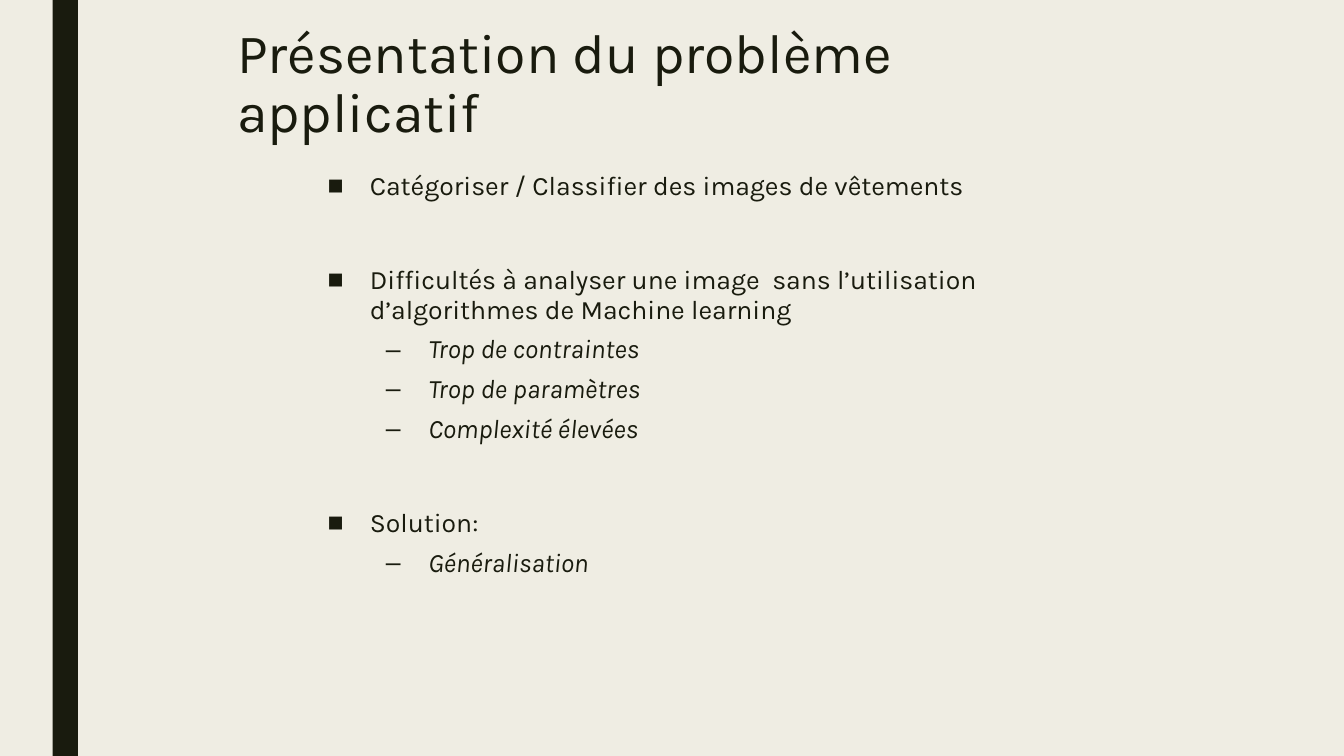
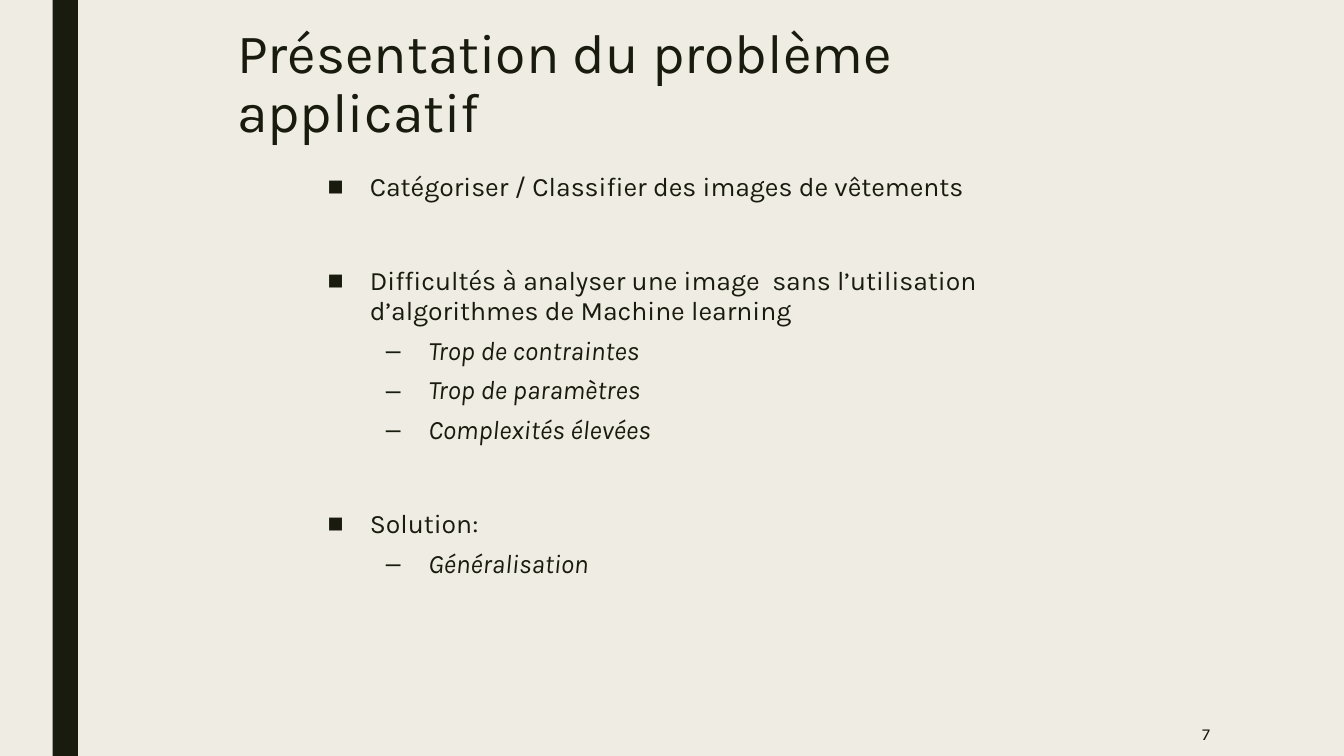
Before and after one commit to natane07/PA-MachineLearning-3ESGI, a slide deck: slide 7 of Project/Docs/Slides/PPT_PA.pptx. Drawn at 1344x756 pixels with LibreOffice and Linux fonts; fonts in the diff are those of the drawing. Boxes give left, top, right and bottom in pixels: in the first picture for what was removed or moved away, otherwise in the second. Text is boxed around its words. In the diff, an @@ line names an element or a change of style, - is before the commit and + after.

```diff
--- a/Project/Docs/Slides/PPT_PA.pptx
+++ b/Project/Docs/Slides/PPT_PA.pptx
@@ text at <box>428,419,650,446</box>: text changed @@
-  – Complexité élevées
+  – Complexités élevées
@@ page number added at <box>1202,729,1210,740</box>, 12 pt, text #191B0E @@
+7
```
Also in this commit, not shown: 41 other slides changed, 1 other file.
